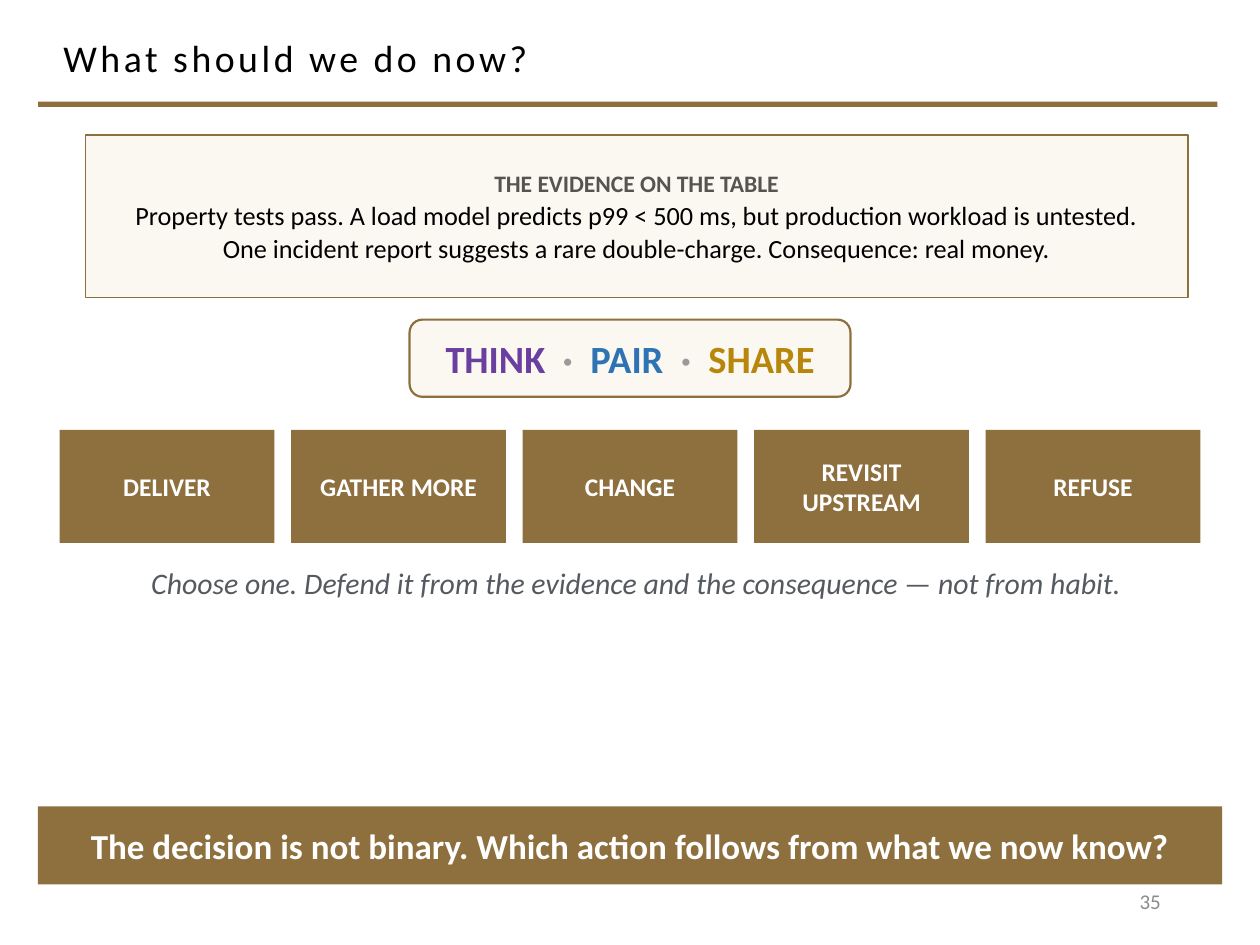
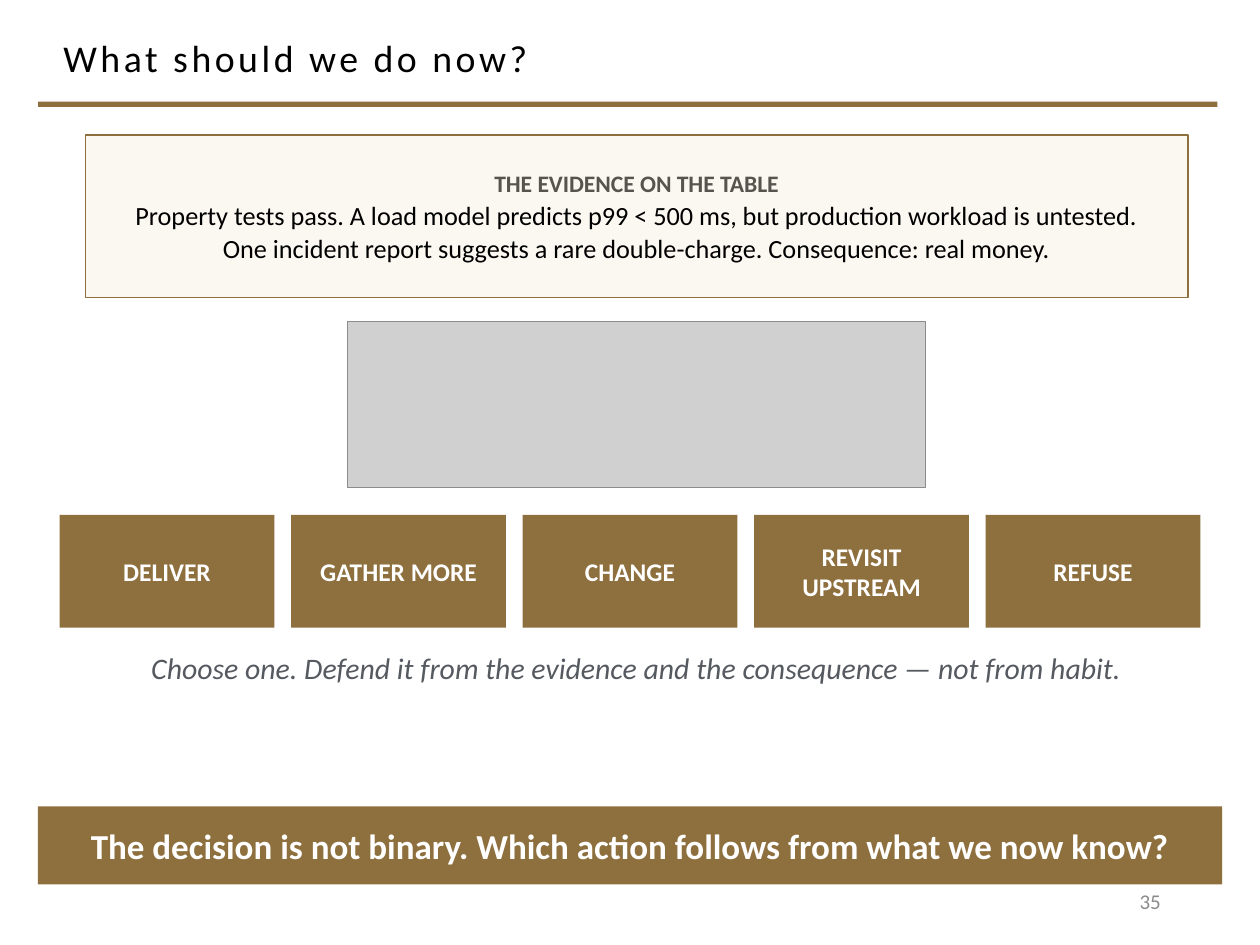
Before and after one commit to davisjam/model-based-agentic-software-engineering, a slide deck: slide 35 of course/lectures/act-1-foundations/08-validation/1-8-Validation.pptx. Drawn at 1260x945 pixels with LibreOffice and Linux fonts; fonts in the diff are those of the drawing; grey boxes stand for pictures; background and template pictures are left out. Boxes give left, top, right and bottom in pixels: in the first picture for what was removed or moved away, otherwise in the second. Text is boxed around its words. In the diff, an @@ line names an element or a change of style, - is before the commit and + after.

```diff
--- a/course/lectures/act-1-foundations/08-validation/1-8-Validation.pptx
+++ b/course/lectures/act-1-foundations/08-validation/1-8-Validation.pptx
@@ picture added at <box>348,321,925,488</box> @@
@@ rounded rectangle removed at <box>410,320,850,397</box> @@
-THINK · PAIR · SHARE
@@ 5 rectangles, 1 text: place and size @@
-5 rectangles, 1 text at <box>59,430,1201,599</box>
+5 rectangles, 1 text at <box>59,515,1201,684</box>
```
Also in this commit, not shown: 12 other slides changed.
